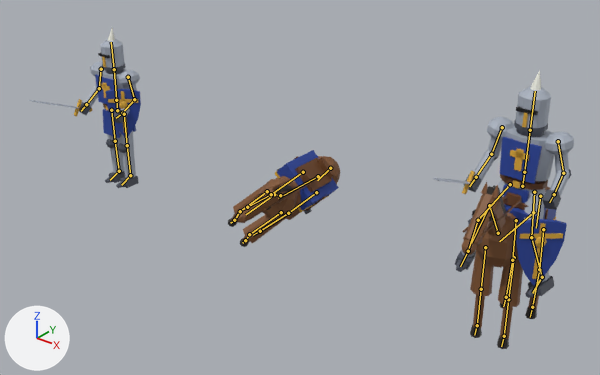
Two versions of the Blender file art/knights.blend, one commit apart.
One viewpoint serves both versions: a 50 mm lens placed at (4.95, -5.87, 4.38), pointed at (0.31, -0.08, 0.79). Lighting does not change. The marker at lower left points along +X, +Y and +Z. The picture after the commit comes second. Both versions are drawn at frame 15 of the action 'horse_Death'; the numbers are the values there. The bones that bend it are drawn over the model as lines.

Names of what the first picture shows: 'horse_mesh', 'knight_mesh', 'knight_mounted_mesh'.
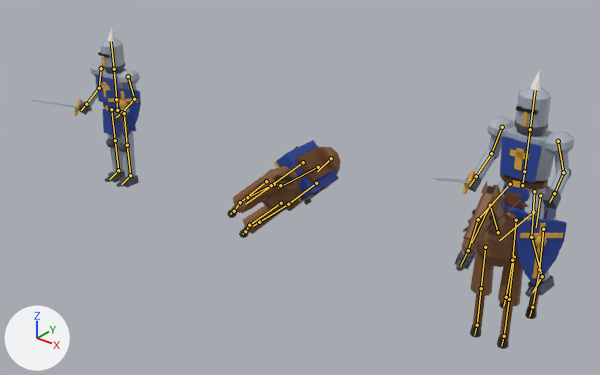
Pixel boxes (x1, y1, x2, y2) of what changed, in the pictures (600 x 375 px):
'knight_mounted_mesh', posed
    both: (433, 70, 574, 349)
'horse_mesh', posed
    before: (228, 150, 340, 247)
    after: (227, 140, 341, 238)
'knight_mesh', posed
    before: (28, 28, 141, 188)
    after: (30, 28, 141, 188)
bone 'Body', root to tip
    before: (318, 176) to (278, 198)
    after: (318, 167) to (278, 188)

The edits, one by one:
Bone 'Body' (bone_body) moves from (-0.12, 0.0, -0.35) to (-0.12, 0.0, -0.241).
